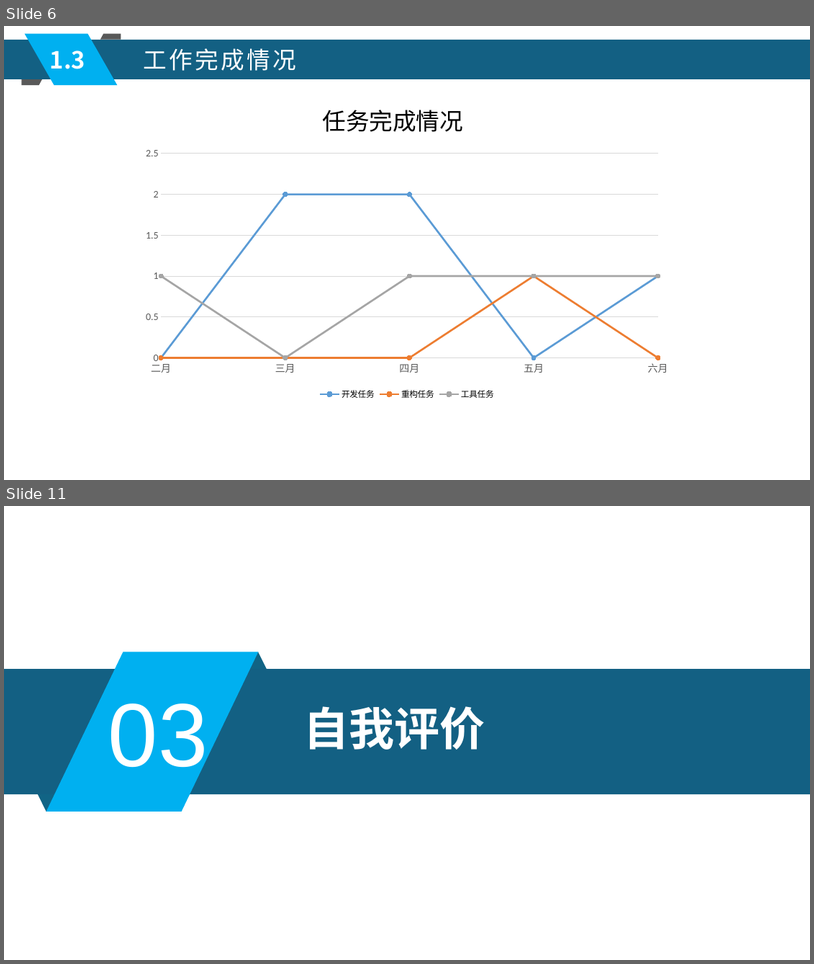
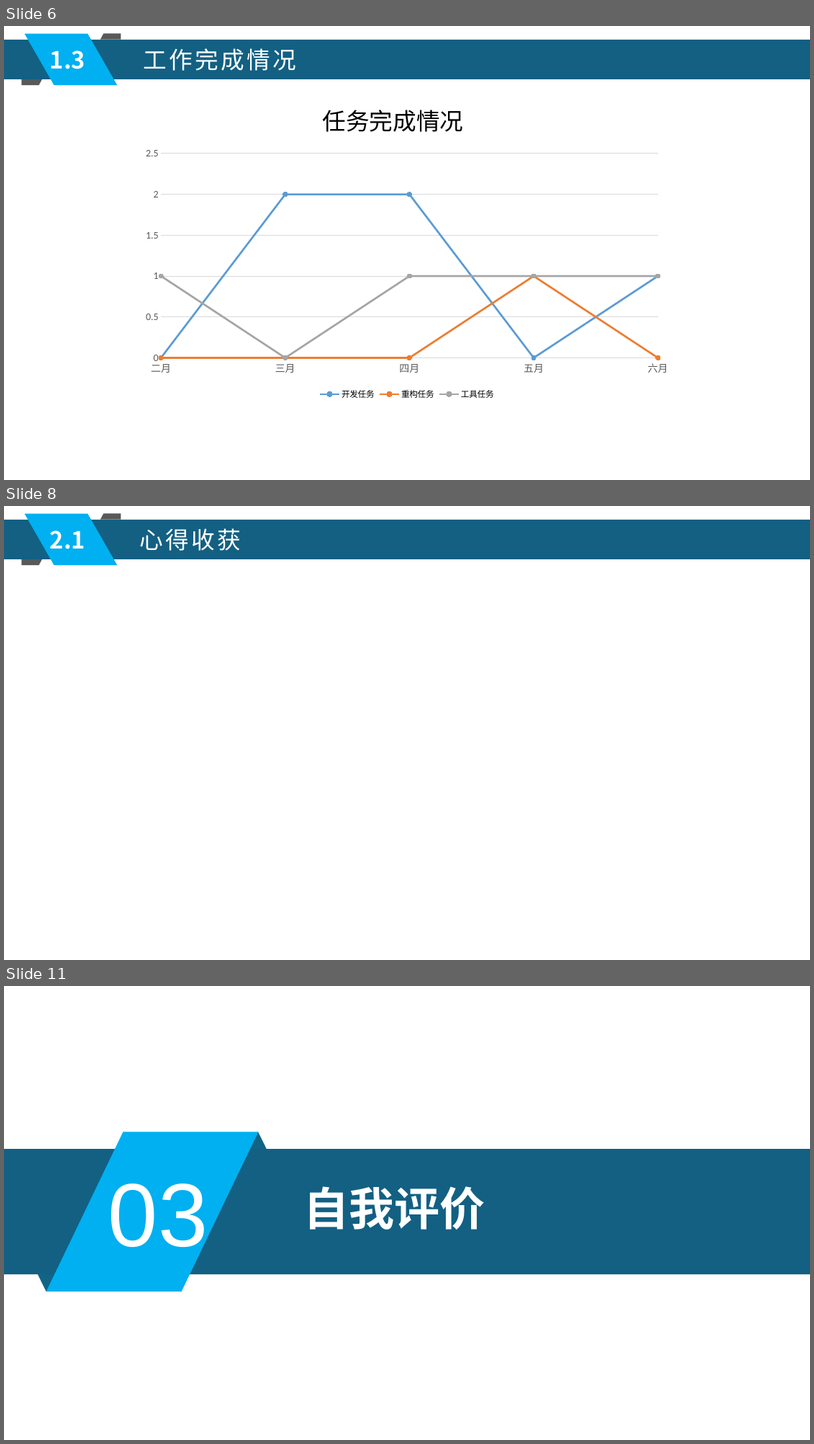
Before and after one commit to xljnc/husky-starter, a slide deck: doc/zzdb.pptx. Shown one above the other, each under a label of ours: slides 6 and 11 before the commit, slides 6, 8 and 11 after it; the slides between them are not shown. The pictures are 814x964 and 814x1444 pixels, drawn with LibreOffice and Linux fonts; fonts in the diff are those of the drawing. Boxes give left, top, right and bottom in pixels: in the first picture for what was removed or moved away, otherwise in the second. Text is boxed around its words. In the diff, an @@ line names an element or a change of style, - is before the commit and + after.

```diff
--- a/doc/zzdb.pptx
+++ b/doc/zzdb.pptx
@@ slide 8 added at (x1=4, y1=506, x2=810, y2=960), background #FFFFFF @@
@@ rectangle added at (x1=4, y1=519, x2=810, y2=559), fill #136083 @@
@@ parallelogram added at (x1=25, y1=514, x2=117, y2=565), fill #00B0F0 @@
@@ freeform shape added at (x1=100, y1=514, x2=121, y2=520), fill #595959 @@
@@ text added at (x1=50, y1=530, x2=85, y2=549), 28 pt, text #FFFFFF, bold @@
+2.1
@@ text added at (x1=140, y1=528, x2=242, y2=551), 28 pt, text #FFFFFF @@
+心得收获
@@ freeform shape added at (x1=21, y1=559, x2=42, y2=565), fill #595959 @@
```
Also in this commit, not shown: 5 slides changed, 2 other slides added, 3 slides removed.
